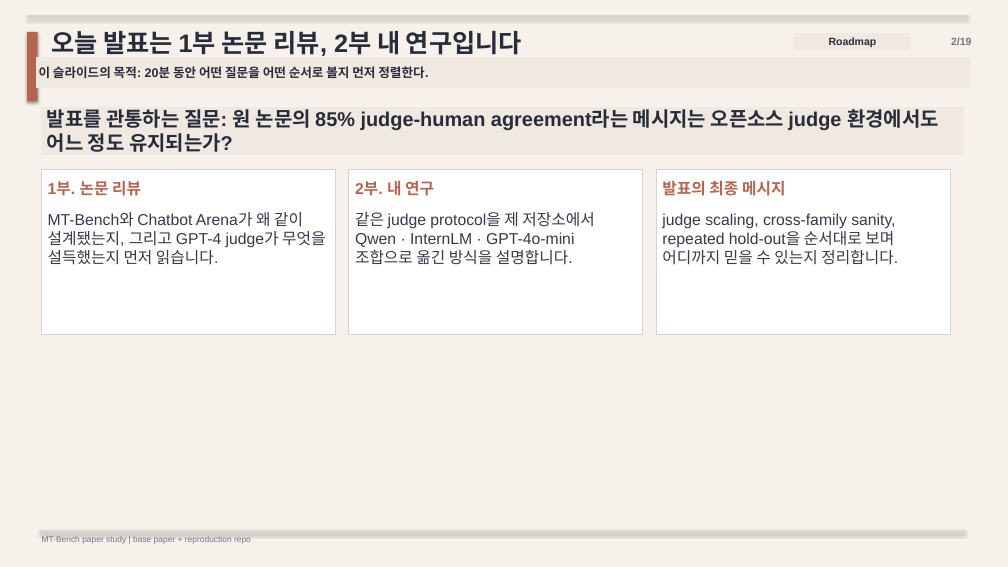
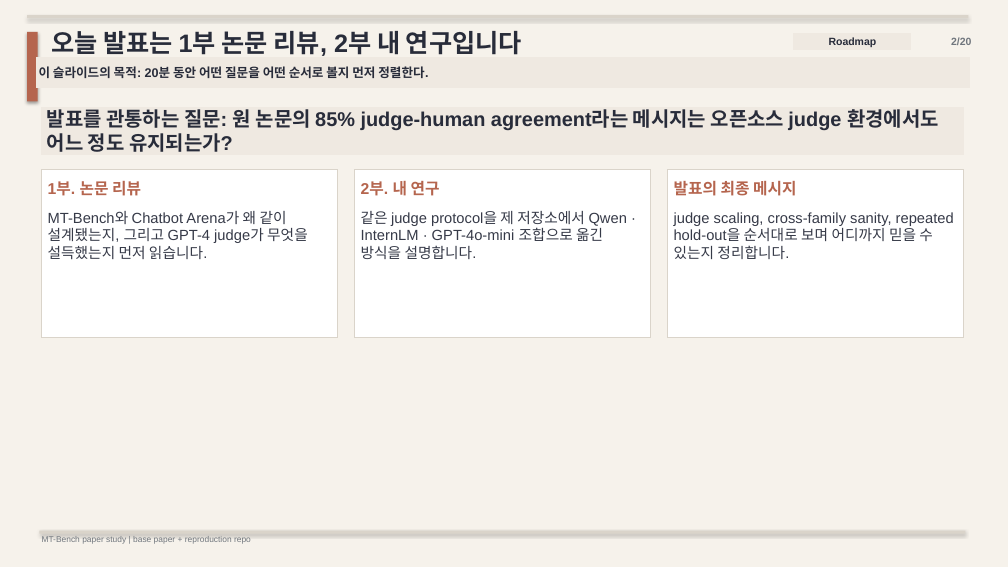
Before and after one commit to kook222/mt_bench_repro, a slide deck: slide 2 of presentation/mt_bench_paper_study.pptx. Drawn at 1008x567 pixels with LibreOffice and Linux fonts; fonts in the diff are those of the drawing. Boxes give left, top, right and bottom in pixels: in the first picture for what was removed or moved away, otherwise in the second. Text is boxed around its words. In the diff, an @@ line names an element or a change of style, - is before the commit and + after.

Commit message:
refine four-rq study deck and paper wording

```diff
--- a/presentation/mt_bench_paper_study.pptx
+++ b/presentation/mt_bench_paper_study.pptx
@@ text at (x1=951, y1=37, x2=971, y2=45): text changed @@
-2/19
+2/20
@@ rectangle moved from (x1=349, y1=169, x2=644, y2=334) to (x1=355, y1=169, x2=651, y2=337) @@
@@ text "2부. 내 연구" moved from (x1=355, y1=181, x2=434, y2=196) to (x1=361, y1=181, x2=440, y2=196) @@
@@ 2 texts, 1 rectangle moved together from (x1=656, y1=169, x2=951, y2=334) to (x1=668, y1=169, x2=964, y2=337) @@
@@ size 15 to 14 pt in 3 elements at (x1=48, y1=211, x2=308, y2=259), (x1=361, y1=211, x2=627, y2=259), (x1=674, y1=212, x2=954, y2=259) @@
```
Also in this commit, not shown: 17 other slides changed, 1 slide added, 6 other files.
